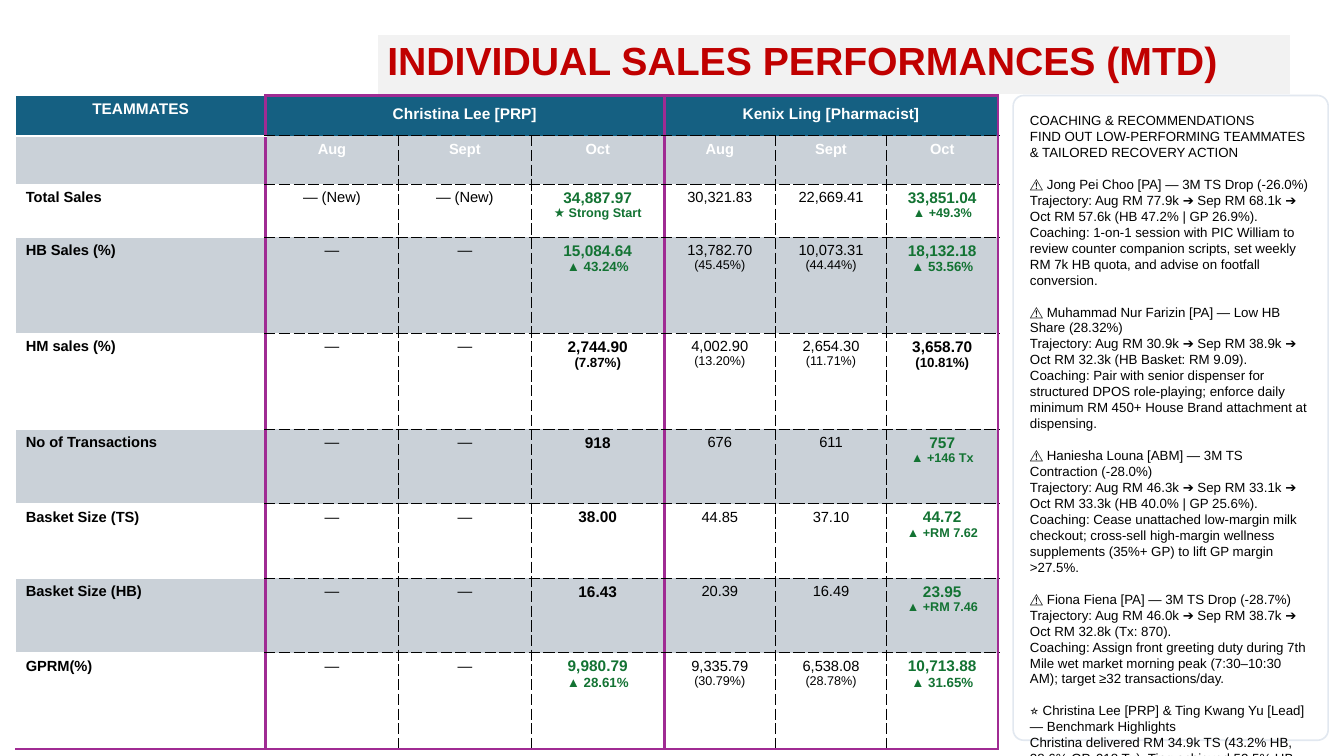
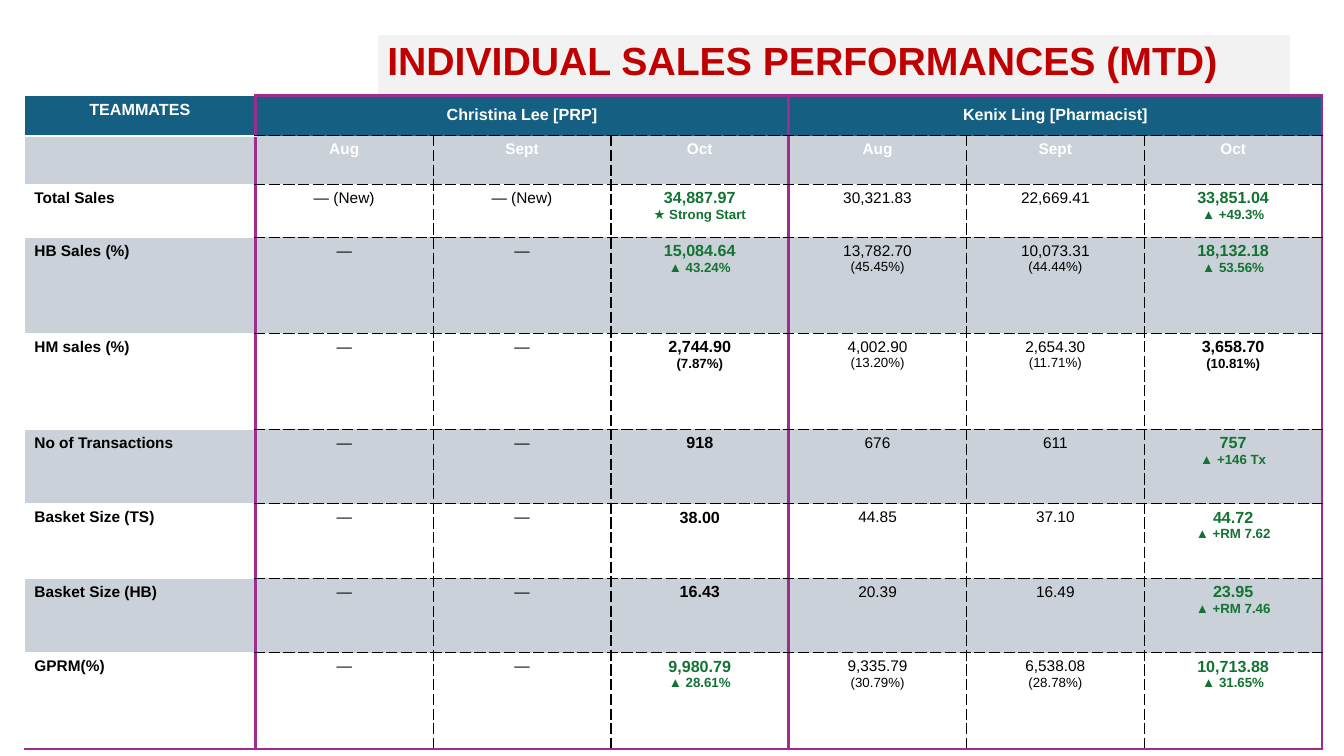
Before and after one commit to WilliamChai1/Pharmacy-Branch-Management-Hub, a slide deck: slide 5 of Kota_Sentosa_October_2026_Official.pptx. Drawn at 1344x756 pixels with LibreOffice and Linux fonts; fonts in the diff are those of the drawing; background and template pictures are left out. Boxes give left, top, right and bottom in pixels: in the first picture for what was removed or moved away, otherwise in the second. Text is boxed around its words. In the diff, an @@ line names an element or a change of style, - is before the commit and + after.

Commit message:
feat(presentation): full-width personal sales table, dedicated coaching slide, and fix text overlap in walkthrough and commitments

```diff
--- a/Kota_Sentosa_October_2026_Official.pptx
+++ b/Kota_Sentosa_October_2026_Official.pptx
@@ table at [24,96,1320,694] @@
@@ size 11 to 11.5 pt in "TEAMMATES", "Christina Lee [PRP]", "Kenix Ling [Pharmacist]", "34,887.97" and 13 more places @@
@@ size 10.5 to 11 pt in "Aug", "Sept", "Oct", "Aug" and 37 more places @@
@@ size 9 to 9.5 pt in "★ Strong Start", "▲ +49.3%", "(45.45%)", "(44.44%)" and 7 more places @@
@@ table: place and size @@
-table at [16,96,998,692]
+table at [24,96,1320,694]
@@ rounded rectangle removed at [1013,96,1328,741] @@
@@ text removed at [1030,115,1308,750] @@
-COACHING & RECOMMENDATIONS
-FIND OUT LOW-PERFORMING TEAMMATES & TAILORED RECOVERY ACTION
-⚠️ Jong Pei Choo [PA] — 3M TS Drop (-26.0%)
-Trajectory: Aug RM 77.9k ➔ Sep RM 68.1k ➔ Oct RM 57.6k (HB 47.2% | GP 26.9%).
-Coaching: 1-on-1 session with PIC William to review counter companion scripts, set weekly RM 7k HB quota, and advise on footfall conversion.
-⚠️ Muhammad Nur Farizin [PA] — Low HB Share (28.32%)
-Trajectory: Aug RM 30.9k ➔ Sep RM 38.9k ➔ Oct RM 32.3k (HB Basket: RM 9.09).
-Coaching: Pair with senior dispenser for structured DPOS role-playing; enforce daily minimum RM 450+ House Brand attachment at dispensing.
-⚠️ Haniesha Louna [ABM] — 3M TS Contraction (-28.0%)
-Trajectory: Aug RM 46.3k ➔ Sep RM 33.1k ➔ Oct RM 33.3k (HB 40.0% | GP 25.6%).
-Coaching: Cease unattached low-margin milk checkout; cross-sell high-margin wellness supplements (35%+ GP) to lift GP margin >27.5%.
-⚠️ Fiona Fiena [PA] — 3M TS Drop (-28.7%)
-Trajectory: Aug RM 46.0k ➔ Sep RM 38.7k ➔ Oct RM 32.8k (Tx: 870).
-Coaching: Assign front greeting duty during 7th Mile wet market morning peak (7:30–10:30 AM); target ≥32 transactions/day.
-⭐ Christina Lee [PRP] & Ting Kwang Yu [Lead] — Benchmark Highlights
-Christina delivered RM 34.9k TS (43.2% HB, 28.6% GP, 918 Tx). Ting achieved 52.5% HB share.
```
Also in this commit, not shown: 4 other slides changed, 1 slide added, 2 other files.
